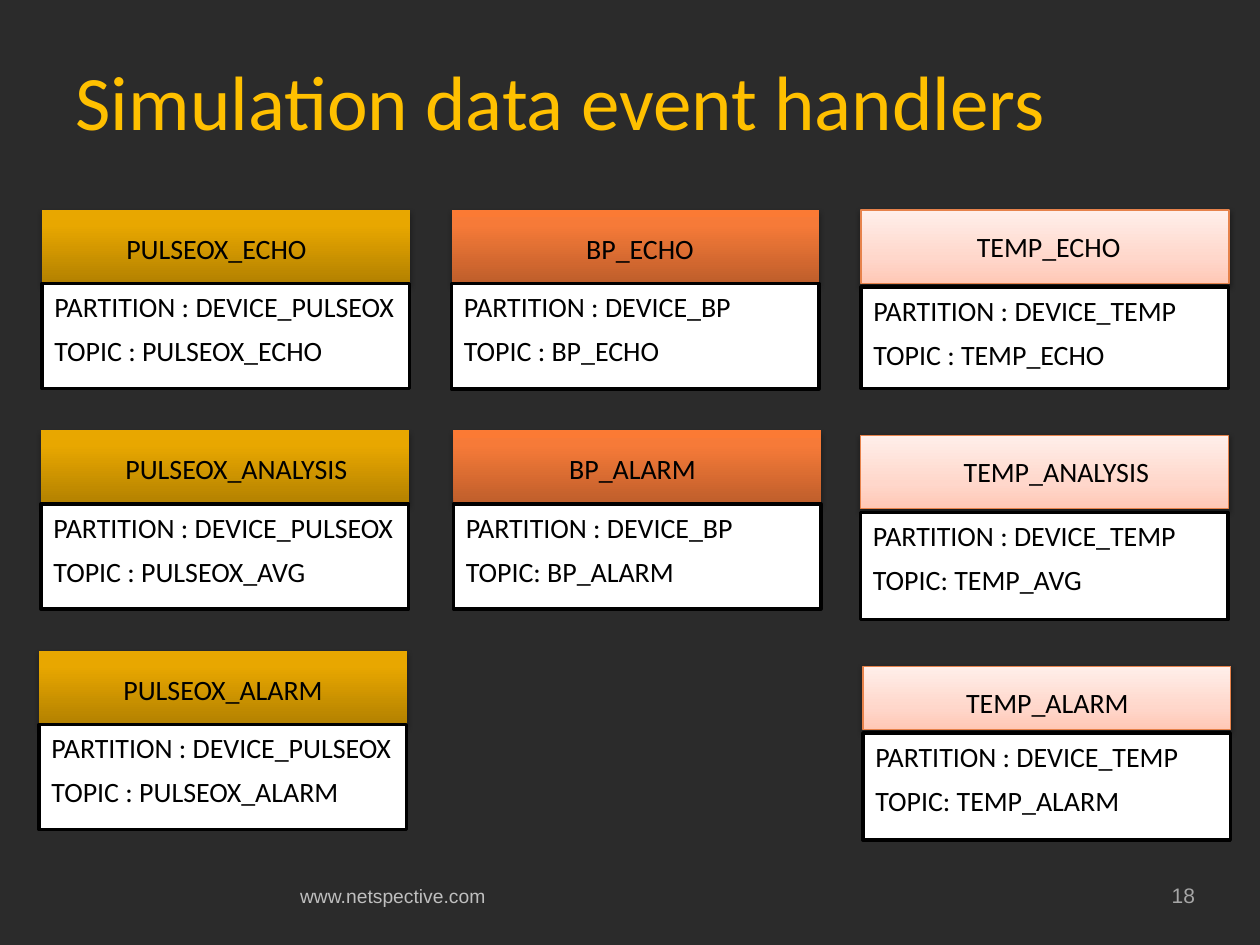
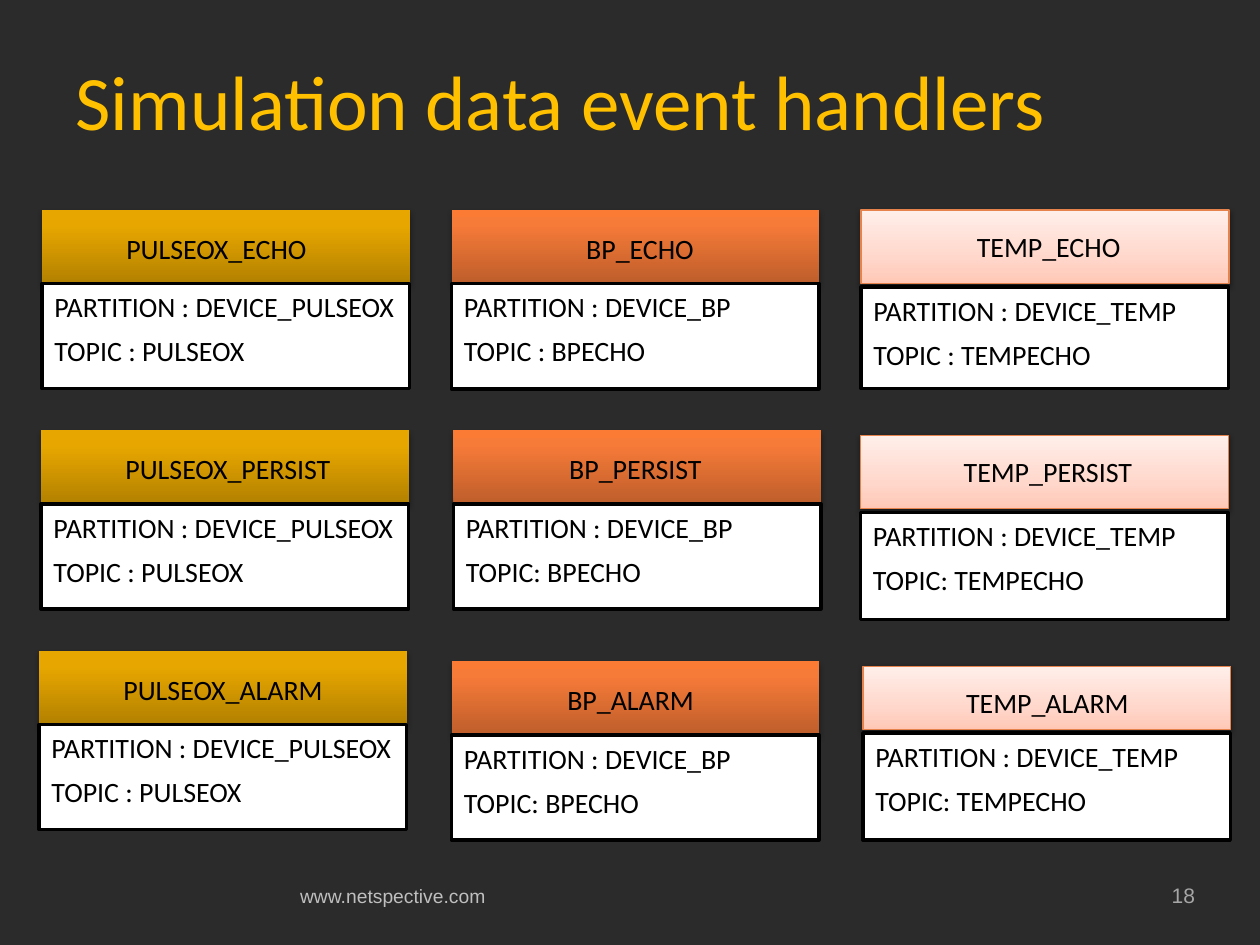
Before and after one commit to netspective/fluent, a slide deck: slide 18 of support/documents/Covidien Gateway Prototype Project Status and Plan.pptx. Drawn at 1260x945 pixels with LibreOffice and Linux fonts; fonts in the diff are those of the drawing; background and template pictures are left out; a plain dark background stands for a picture behind light text. Boxes give left, top, right and bottom in pixels: in the first picture for what was removed or moved away, otherwise in the second. Text is boxed around its words. In the diff, an @@ line names an element or a change of style, - is before the commit and + after.

```diff
--- a/support/documents/Covidien Gateway Prototype Project Status and Plan.pptx
+++ b/support/documents/Covidien Gateway Prototype Project Status and Plan.pptx
@@ text in rectangle at [54,343,244,362]: text changed @@
-TOPIC : PULSEOX_ECHO
+TOPIC : PULSEOX
@@ text in rectangle at [464,343,646,361]: text changed @@
-TOPIC : BP_ECHO
+TOPIC : BPECHO
@@ text in rectangle at [873,347,1091,366]: text changed @@
-TOPIC : TEMP_ECHO
+TOPIC : TEMPECHO
@@ text in rectangle at [125,461,330,483]: text changed @@
-  PULSEOX_ANALYSIS
+  PULSEOX_PERSIST
@@ text in rectangle at [569,461,701,483]: text changed @@
-  BP_ALARM
+  BP_PERSIST
@@ text in rectangle at [964,464,1132,486]: text changed @@
-  TEMP_ANALYSIS
+  TEMP_PERSIST
@@ text in rectangle at [53,564,243,583]: text changed @@
-TOPIC : PULSEOX_AVG
+TOPIC : PULSEOX
@@ text in rectangle at [466,564,641,583]: text changed @@
-TOPIC: BP_ALARM
+TOPIC: BPECHO
@@ text in rectangle at [873,572,1084,591]: text changed @@
-TOPIC: TEMP_AVG
+TOPIC: TEMPECHO
@@ rectangle added at [451,662,819,735], fill gradient #BE5F2C to #F77B39 to #FC7B35, 16 pt, text #000000 @@
+  BP_ALARM
@@ rectangle added at [451,735,819,839], fill #FFFFFF, outline #000000 2 pt, 16 pt, text #000000 @@
+PARTITION : DEVICE_BP
+TOPIC: BPECHO
@@ text in rectangle at [51,784,241,803]: text changed @@
-TOPIC : PULSEOX_ALARM
+TOPIC : PULSEOX
@@ text in rectangle at [875,793,1087,812]: text changed @@
-TOPIC: TEMP_ALARM
+TOPIC: TEMPECHO
```
Also in this commit, not shown: 7 other slides changed, 8 slides added, 1 slide removed.
